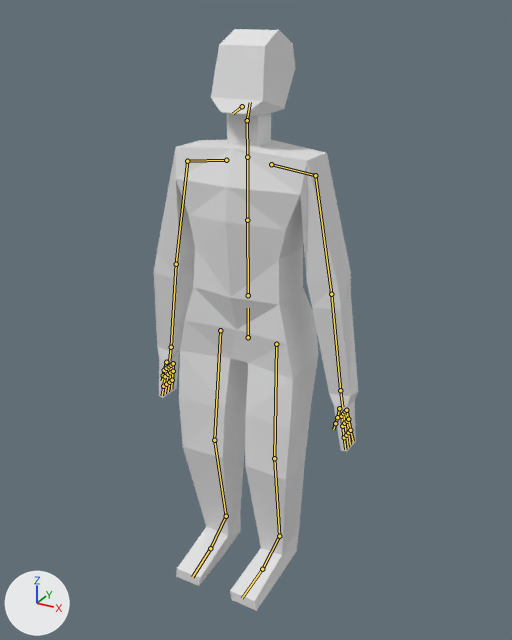
The glTF model models/person.glb, before and after one commit.
One viewpoint serves both versions: a 50 mm lens placed at (1.143, -2.021, 2.068), pointed at (0.034, -0.006, 1.06). The axes (+X, +Y, +Z) are drawn at lower left. The lights are the same throughout. Both versions are drawn at frame 0 of the action '_Default'; the numbers are the values there. The bones that bend it are drawn over the model as lines.
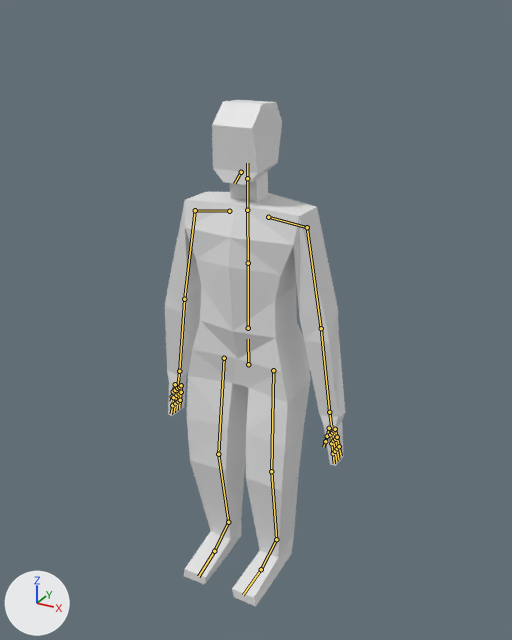
The edits, one by one:
Bone 'Hips' (bone_hips) moves from (0.0, 0.0, 0.0) to (0.0, -0.11, 0.0).
Bone 'Hips' (bone_hips) is rescaled from (1.0, 1.0, 1.0) to (0.9, 0.9, 0.9).
Bone 'Head' (bone_head) turns from (0, 0, 0) to (18, -1, 9) degrees about its own x, y and z.

Boxes (x1, y1, x2, y2) around the edits, measured in the pictures (512 x 640 px):
'Cube', posed (12% narrower, 13% shorter): before (154, 29, 358, 611); after (165, 100, 345, 607)
bone 'Hips', root to tip: before (248, 337) to (248, 308); after (248, 364) to (248, 339)
bone 'Head', root to tip: before (247, 120) to (250, 102); after (247, 178) to (247, 163)
